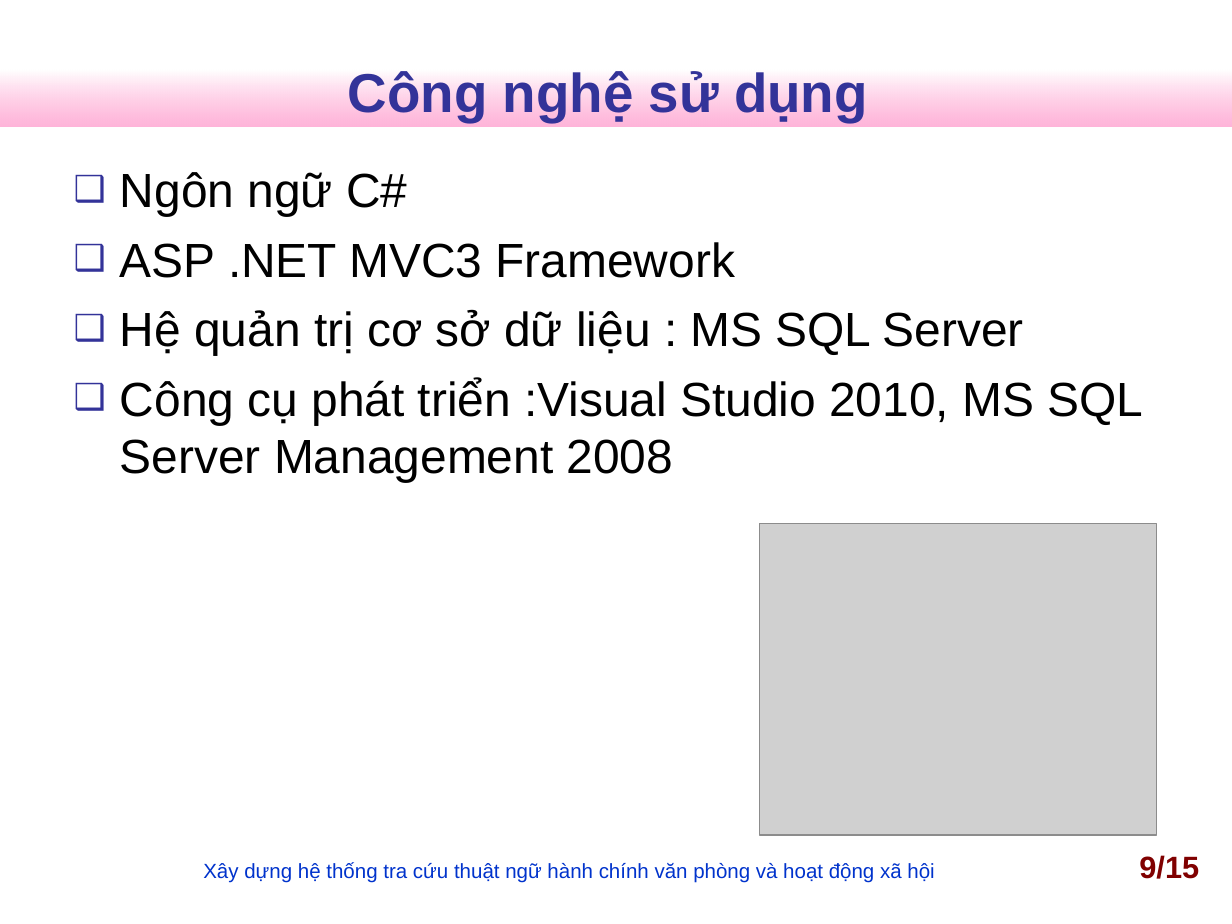
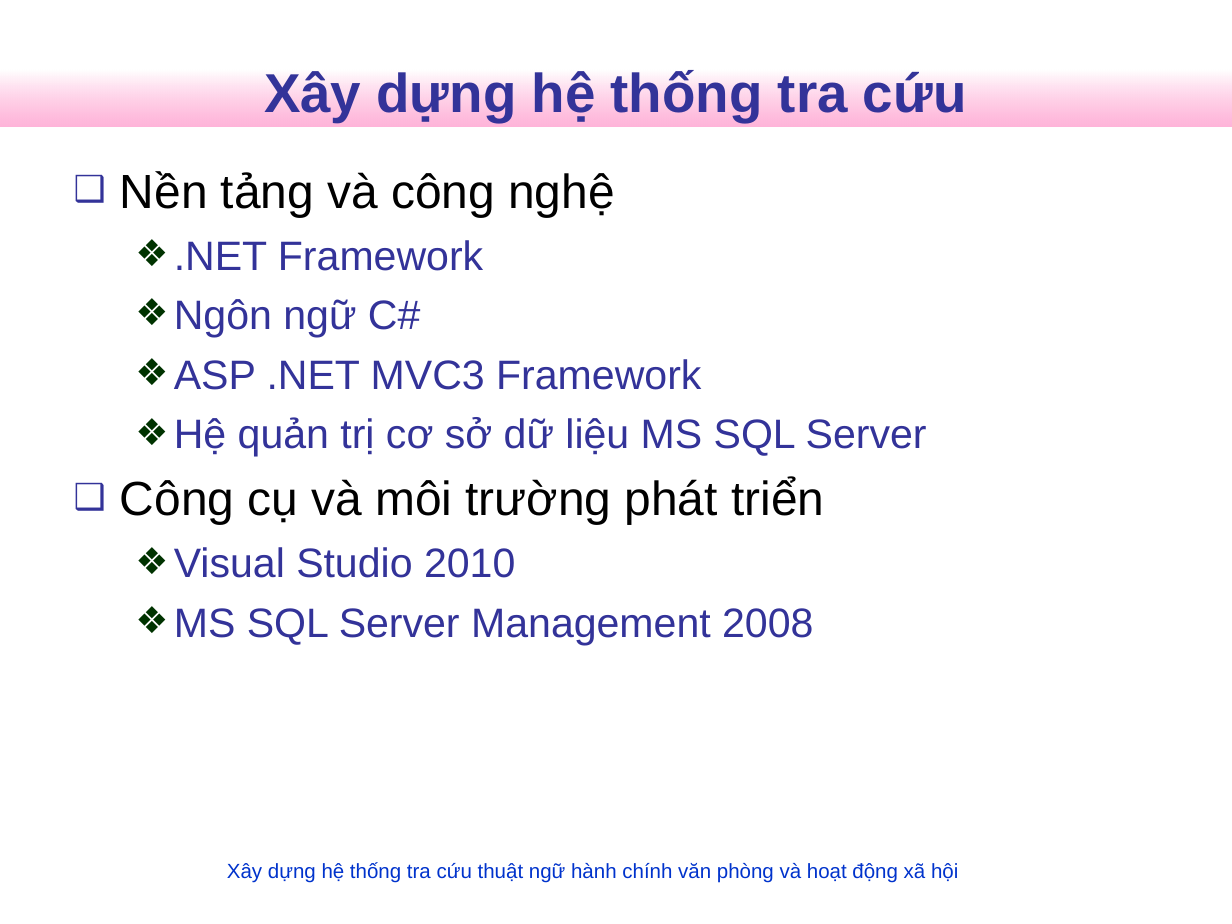
Before and after one commit to nguyentk90/tra-cuu-thuat-ngu-hanh-chinh, a slide deck: slide 12 of Documents/slideN2013.ppt (slide 9 before the commit). Drawn at 1232x924 pixels with LibreOffice and Linux fonts; fonts in the diff are those of the drawing; grey boxes stand for pictures; background and template pictures are left out. Boxes give left, top, right and bottom in pixels: in the first picture for what was removed or moved away, otherwise in the second. Text is boxed around its words. In the diff, an @@ line names an element or a change of style, - is before the commit and + after.

```diff
--- a/Documents/slideN2013.ppt
+++ b/Documents/slideN2013.ppt
@@ title at <box>264,69,966,122</box>: text changed @@
-Công nghệ sử dụng
+Xây dựng hệ thống tra cứu
@@ text at <box>120,171,614,271</box>: paragraphs added @@
+❑ Nền tảng và công nghệ
+  ❖ .NET Framework
@@ text at <box>174,299,701,390</box>: size 28 to 24 pt, text colour #000000 to #333399 in "Ngôn ngữ C#", "ASP .NET MVC3 Framework"; bullet ❑ to ❖; list level 1 to 2 in "Ngôn ngữ C#"; bullet colour #333399 to #003300; list level 1 to 2 in "ASP .NET MVC3 Framework" @@
@@ text at <box>120,417,927,645</box>: text changed; size 28 to 24 pt; text colour #000000 to #333399 @@
-❑ Hệ quản trị cơ sở dữ liệu : MS SQL Server
-❑ Công cụ phát triển :Visual Studio 2010, MS SQL Server Management 2008
+  ❖ Hệ quản trị cơ sở dữ liệu MS SQL Server
+❑ Công cụ và môi trường phát triển
+  ❖ Visual Studio 2010
+  ❖ MS SQL Server Management 2008
@@ picture removed at <box>760,524,1157,835</box> @@
@@ text "Xây dựng hệ thống tra ...": place and size @@
-text "Xây dựng hệ thống tra ..." at <box>203,862,934,883</box>
+text "Xây dựng hệ thống tra ..." at <box>227,862,958,883</box>
@@ text "Xây dựng hệ thống tra ..." at <box>227,862,958,883</box>: alignment centre to left @@
@@ page number removed at <box>1139,855,1199,879</box> @@
-9/15
```
Also in this commit, not shown: 9 other slides changed, 5 slides added, 1 slide removed, 2 other files.
